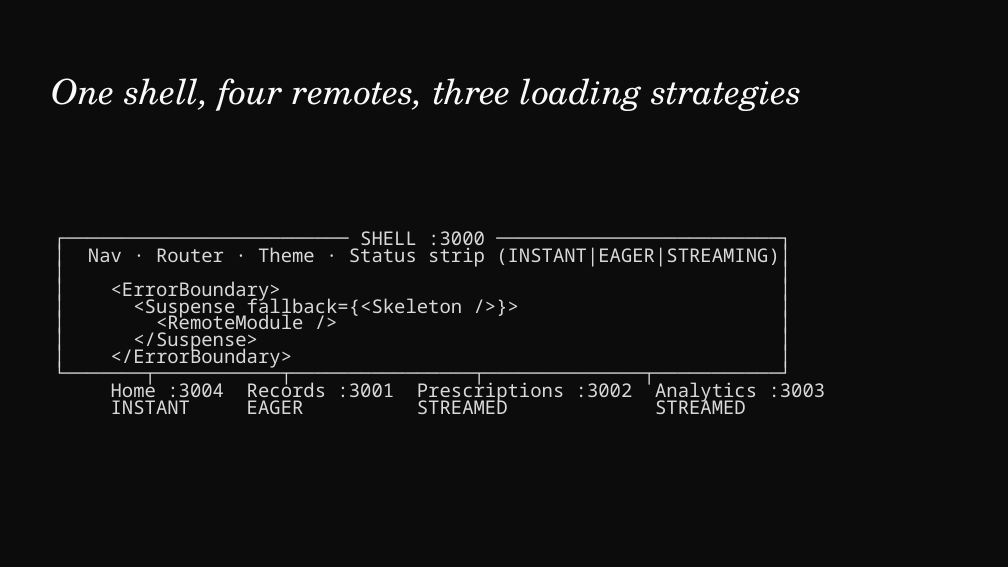
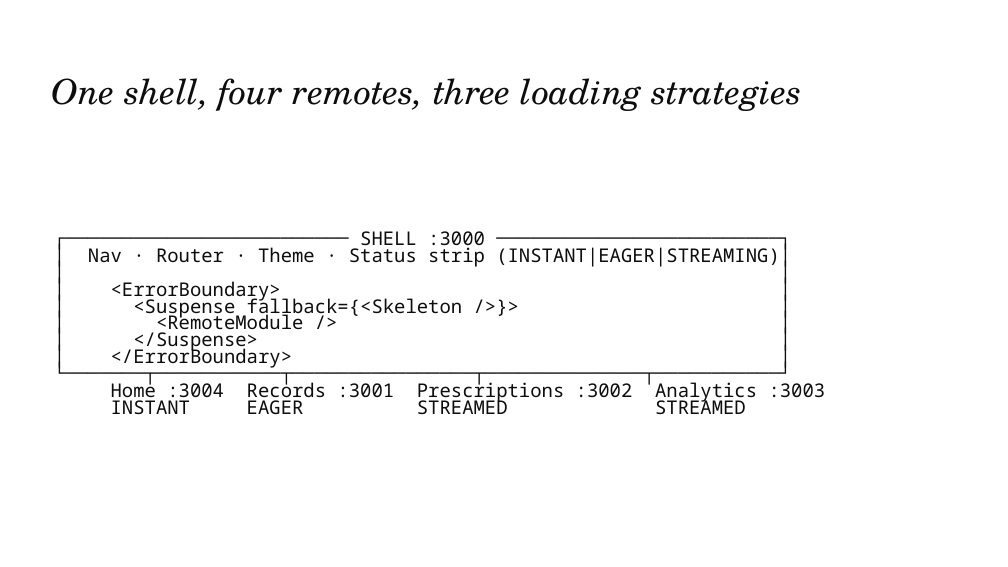
Before and after one commit to devlinduldulao/module-federation-demo, a slide deck: slide 16 of presentation/module-federation.pptx. Drawn at 1008x567 pixels with LibreOffice and Linux fonts; fonts in the diff are those of the drawing. Boxes give left, top, right and bottom in pixels: in the first picture for what was removed or moved away, otherwise in the second. Text is boxed around its words. In the diff, an @@ line names an element or a change of style, - is before the commit and + after.

```diff
--- a/presentation/module-federation.pptx
+++ b/presentation/module-federation.pptx
@@ background #0C0C0C to #FFFFFF @@
@@ text "One shell, four remotes, three ..." at bbox=[51, 78, 802, 111]: text colour #FAFAF9 to #0D0D0D @@
@@ text "┌───────────────────────── SHELL :3000 ───────────────────── ..." at bbox=[88, 231, 826, 415]: text colour #D9D9D9 to #0D0D0D @@
```
Also in this commit, not shown: 4 other slides changed, 1 slide added, 12 other files.
